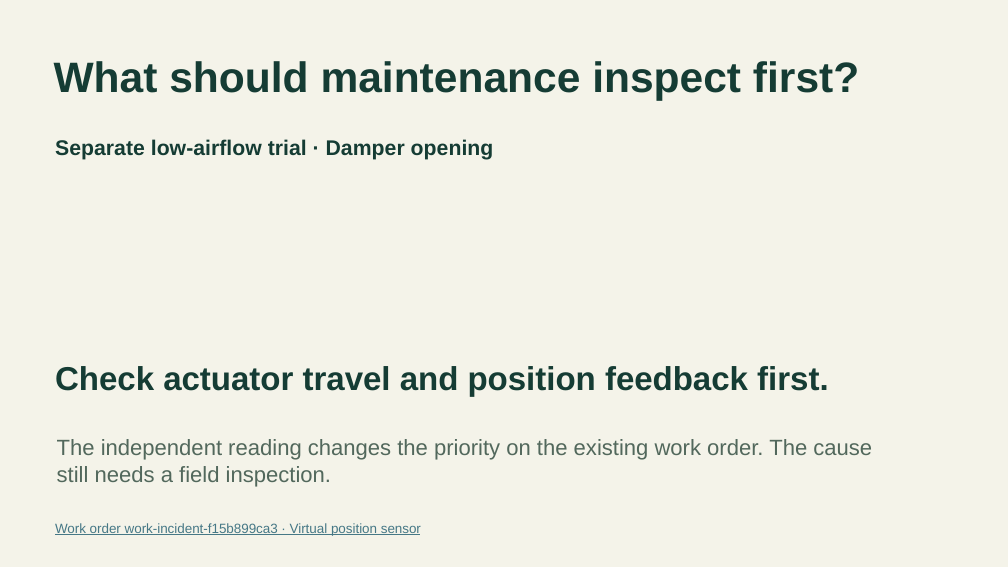
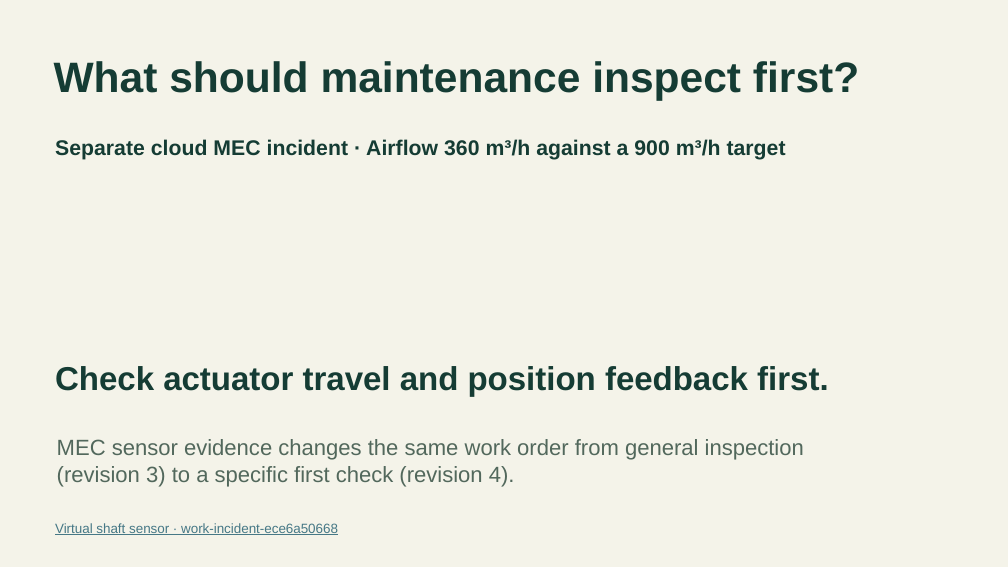
Before and after one commit to openSoom/openSoom, a slide deck: slide 4 of deliverables/presentation/openSoom-evaluation.pptx. Drawn at 1008x567 pixels with LibreOffice and Linux fonts; fonts in the diff are those of the drawing. Boxes give left, top, right and bottom in pixels: in the first picture for what was removed or moved away, otherwise in the second. Text is boxed around its words. In the diff, an @@ line names an element or a change of style, - is before the commit and + after.

```diff
--- a/deliverables/presentation/openSoom-evaluation.pptx
+++ b/deliverables/presentation/openSoom-evaluation.pptx
@@ text at (55, 139, 786, 160): text changed @@
-Separate low-airflow trial · Damper opening
+Separate cloud MEC incident · Airflow 360 m³/h against a 900 m³/h target
@@ text at (57, 439, 804, 487): text changed @@
-The independent reading changes the priority on the existing work order. The cause still needs a field inspection.
+MEC sensor evidence changes the same work order from general inspection (revision 3) to a specific first check (revision 4).
@@ text at (55, 523, 338, 535): text changed @@
-Work order work-incident-f15b899ca3 · Virtual position sensor
+Virtual shaft sensor · work-incident-ece6a50668
```
Also in this commit, not shown: 4 other slides changed, 1 slide added, 1 slide removed, 37 other files.
